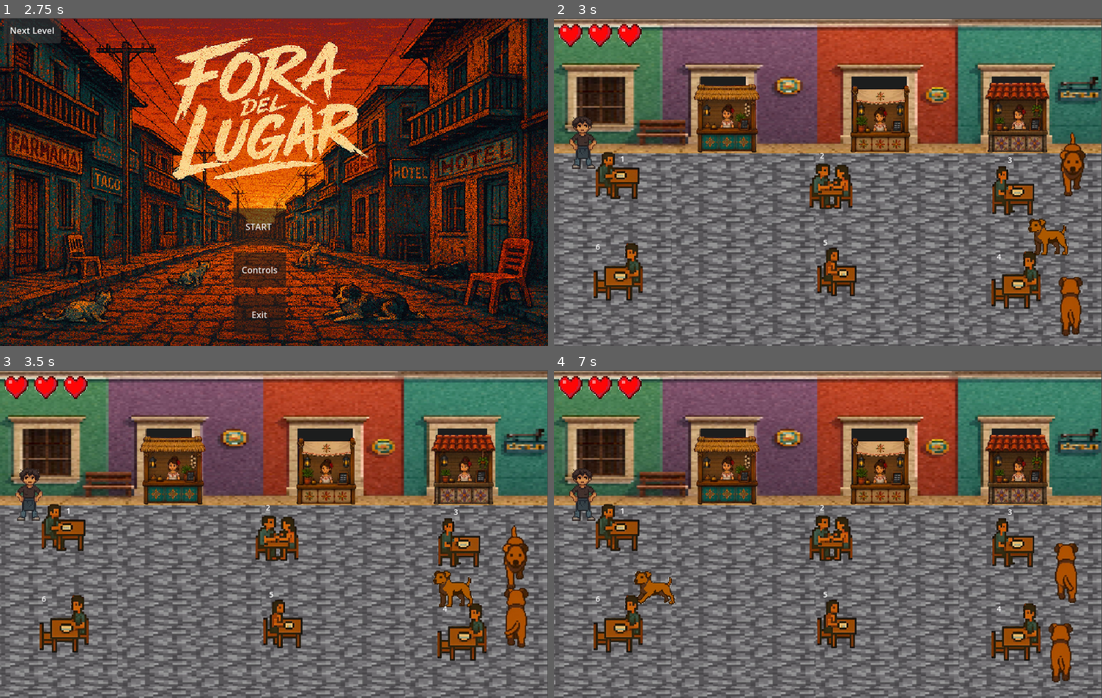
Above: before the commit, frames 1-4 (two rows, left to right).
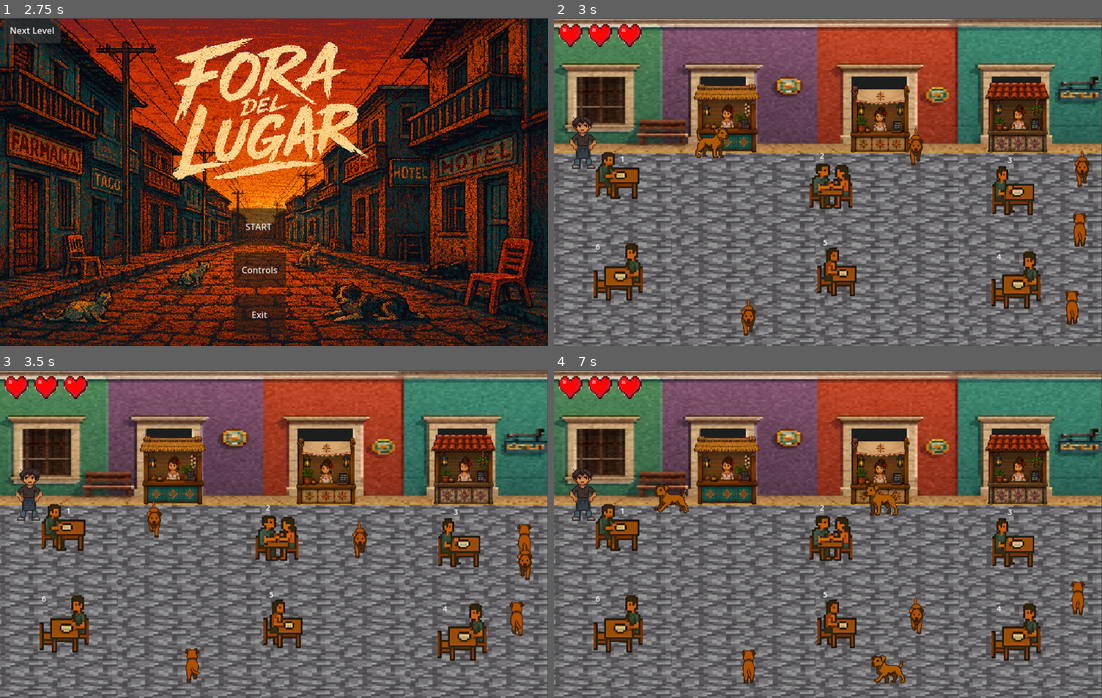
Above: after the commit, the same moments.

Repository: Aldair-Canul/Facultad-de-Ingenieria---Fora-de-Lugar
Game: Godot game, scene res://Scenes/Menu/intro_video.tscn
The game is run twice, just before and just after one commit, with the same random seed, the same clock (stepped at 60 frames per second) and the same inputs. Video files are missing from this copy of the repository; at most half a second of black plays in their place.
Inputs (mouse positions are in pixels of both pictures, inside the frame that each line leads up to):
- Up to frame 1 (2.75 s): tap Enter at 0.5 s; move the mouse to (394, 165) at 0.52 s; hold Right 0.53-1.25 s; click (394, 165) at 0.67 s; click "Controls" at 1.25 s; click "Back" at 2 s
- Up to frame 2 (3 s): click "START" at 2.75 s
- Up to frame 3 (3.5 s): no input
- Up to frame 4 (7 s): drag from (718, 550) to (1014, 550) at 3.52 s; move the mouse to (882, 461) at 4.27 s; hold Right 4.28-5 s; drag from (800, 599) to (1014, 550) at 5.02 s; move the mouse to (992, 583) at 5.77 s; hold Left 5.78-6.5 s; drag from (663, 484) to (1014, 642) at 6.52 s

Frame 1 is identical in both runs. In frame 2, 2.6% of the frame differs, in the area x 25-98%, y 33-98%; in frame 3, 2.4%; in frame 4, 3.2%, in the area x 14-97%, y 35-96%.

Commit message:
Reparacion de bugs perritos

Diff:
--- a/Proyecto-Infomatrix/Godot-Engine/Scenes/Mini_Juego_Mesero/nodo_calle.tscn
+++ b/Proyecto-Infomatrix/Godot-Engine/Scenes/Mini_Juego_Mesero/nodo_calle.tscn
@@ -287,13 +287,22 @@
 stream = ExtResource("11_uehlc")
 
 [node name="Perrito1" parent="." unique_id=251459562 instance=ExtResource("10_1k82d")]
-position = Vector2(951, 284)
+position = Vector2(297, 260)
 
 [node name="Perrito2" parent="." unique_id=1944912720 instance=ExtResource("10_1k82d")]
-position = Vector2(935, 422)
+position = Vector2(966, 435)
 
 [node name="Perrito3" parent="." unique_id=745206537 instance=ExtResource("10_1k82d")]
-position = Vector2(944, 591)
+position = Vector2(952, 577)
+
+[node name="Perrito4" parent="." unique_id=301133068 instance=ExtResource("10_1k82d")]
+position = Vector2(359, 542)
+
+[node name="Perrito5" parent="." unique_id=1435780404 instance=ExtResource("10_1k82d")]
+position = Vector2(662, 267)
+
+[node name="Perrito6" parent="." unique_id=1977833672 instance=ExtResource("10_1k82d")]
+position = Vector2(968, 270)
 
 [node name="Mesero" parent="." unique_id=614565725 instance=ExtResource("2_ye407")]
 position = Vector2(37, 258)
--- a/Proyecto-Infomatrix/Godot-Engine/Scenes/Mini_Juego_Mesero/perrito.gd
+++ b/Proyecto-Infomatrix/Godot-Engine/Scenes/Mini_Juego_Mesero/perrito.gd
@@ -2,32 +2,30 @@
 
 @export var velocidad = 150.0
 
-# --- LÍMITES AJUSTADOS AL SUELO DE PIEDRA ---
+# --- LÍMITES AJUSTADOS AL EMPEDRADO ---
 @export var limite_izquierdo = 20.0
 @export var limite_derecho = 980.0
-@export var limite_superior = 280.0  # ¡Aquí está la magia! No subirán a los puestos
-@export var limite_inferior = 560.0  # Abajo cerca del borde de la pantalla
+@export var limite_superior = 250.0  # Justo abajo de las casetas
+@export var limite_inferior = 600.0  # Abajo cerca del borde
 
 var direccion = Vector2.ZERO
 
-# Cronómetros
 var tiempo_para_acelerar = 0.0
 var tiempo_para_cambiar_rumbo = 0.0
-var tiempo_siguiente_cambio = 2.0 # Segundos para elegir otra dirección
+var tiempo_siguiente_cambio = 2.0
 
 func _ready():
 	$CollisionShape2D.shape = $CollisionShape2D.shape.duplicate()
-	# Al nacer, elige una dirección al azar inmediatamente
 	elegir_direccion_aleatoria()
 
 func _process(delta):
 	# 1. Variar velocidad de vez en cuando
 	tiempo_para_acelerar += delta
 	if tiempo_para_acelerar > 1.5:
-		velocidad = randf_range(120, 350)
+		velocidad = randf_range(120, 300)
 		tiempo_para_acelerar = 0.0
 
-	# 2. Elegir un camino nuevo al azar cada X segundos
+	# 2. Forzar cambio de dirección periódico para alternar entre horizontal y vertical
 	tiempo_para_cambiar_rumbo += delta
 	if tiempo_para_cambiar_rumbo >= tiempo_siguiente_cambio:
 		elegir_direccion_aleatoria()
@@ -35,30 +33,26 @@
 	# 3. Mover al perrito
 	position += direccion * velocidad * delta
 
-	# 4. Validar que no se salgan del suelo de piedra
+	# 4. Validar bordes de la calle
 	comprobar_limites()
 
 func elegir_direccion_aleatoria():
 	tiempo_para_cambiar_rumbo = 0.0
-	tiempo_siguiente_cambio = randf_range(1.5, 4.0) # Tiempo aleatorio antes de cambiar de idea
+	tiempo_siguiente_cambio = randf_range(1.5, 3.5)
 
-	# Lista de las 4 direcciones posibles
-	var opciones = [
-		Vector2(0, 1),   # Abajo
-		Vector2(0, -1),  # Arriba
-		Vector2(1, 0),   # Derecha
-		Vector2(-1, 0)   # Izquierda
-	]
+	var opciones = []
 
-	# Elegir una al azar
-	var nueva_dir = opciones[randi() % opciones.size()]
+	# Si actualmente se mueve en vertical, forzamos que elija mover horizontal (para que varíe)
+	if direccion.x == 0 and direccion.y != 0:
+		opciones = [Vector2(1, 0), Vector2(-1, 0)] # Izquierda o Derecha
+	# Si está en horizontal, permitimos que elija ir en vertical
+	else:
+		opciones = [Vector2(0, 1), Vector2(0, -1)] # Abajo o Arriba
 
-	# Evitar que se quede en la misma dirección si queremos que varíe
-	direccion = nueva_dir
-	aplicar_animacion_y_colision()
+	direccion = opciones[randi() % opciones.size()]
+	aplicar_animacion_escala_y_colision()
 
 func comprobar_limites():
-	# Si toca un límite, reacciona dando la vuelta y eligiendo otra ruta
 	if position.y <= limite_superior:
 		position.y = limite_superior
 		elegir_direccion_aleatoria()
@@ -72,20 +66,63 @@
 		position.x = limite_derecho
 		elegir_direccion_aleatoria()
 
-func aplicar_animacion_y_colision():
-	if direccion == Vector2(0, 1):
+func aplicar_animacion_escala_y_colision():
+	if direccion == Vector2(0, 1): # ABAJO
 		$AnimatedSprite2D.play("abajo")
-		$CollisionShape2D.shape.size = Vector2(25, 45)
-	elif direccion == Vector2(0, -1):
+		# Si se ve pequeño, aumentamos la medida objetivo (ej. 110px)
+		ajustar_tamano_proporcional(110.0, true)
+		$CollisionShape2D.shape.size = Vector2(30, 55)
+
+	elif direccion == Vector2(0, -1): # ARRIBA
 		$AnimatedSprite2D.play("arriba")
-		$CollisionShape2D.shape.size = Vector2(25, 45)
-	elif direccion == Vector2(1, 0):
+		# Usamos la misma medida que "abajo" para que sean simétricos
+		ajustar_tamano_proporcional(110.0, true)
+		$CollisionShape2D.shape.size = Vector2(30, 55)
+
+	elif direccion == Vector2(1, 0): # DERECHA
 		$AnimatedSprite2D.play("derecha")
-		$CollisionShape2D.shape.size = Vector2(45, 25)
-	elif direccion == Vector2(-1, 0):
+		ajustar_tamano_proporcional(64.0, false) # Mantenemos 64px para los lados
+		$CollisionShape2D.shape.size = Vector2(52, 28)
+
+	elif direccion == Vector2(-1, 0): # IZQUIERDA
 		$AnimatedSprite2D.play("izquierda")
-		$CollisionShape2D.shape.size = Vector2(45, 25)
+		ajustar_tamano_proporcional(64.0, false)
+		$CollisionShape2D.shape.size = Vector2(52, 28)
 
+func ajustar_tamano_proporcional(medida_objetivo: float, es_vertical: bool):
+	var sprite = $AnimatedSprite2D
+	var textura = sprite.sprite_frames.get_frame_texture(sprite.animation, sprite.frame)
+
+	if textura:
+		var tamano_original = textura.get_size()
+		var factor_escala = 1.0
+
+		# Calculamos el factor de escala basándonos en un solo eje para no aplastar la imagen
+		if es_vertical:
+			factor_escala = medida_objetivo / tamano_original.y
+		else:
+			factor_escala = medida_objetivo / tamano_original.x
+
+		# Aplicamos el mismo factor a ambos ejes (mantiene la forma original sin deformar)
+		sprite.scale = Vector2(factor_escala, factor_escala)
+func ajustar_tamano_sprite_exacto(tamano_deseado: Vector2):
+	var sprite = $AnimatedSprite2D
+	# Obtenemos la textura del fotograma actual de la animación
+	var textura = sprite.sprite_frames.get_frame_texture(sprite.animation, sprite.frame)
+
+	if textura:
+		var tamano_original = textura.get_size()
+		# Calculamos la escala exacta dividiendo el tamaño deseado entre el original
+		sprite.scale = tamano_deseado / tamano_original
 func _on_body_entered(body: Node2D) -> void:
+	# Si choca con el mesero, hace daño
 	if body.has_method("recibir_dano"):
 		body.recibir_dano()
+	# Si choca contra una mesa u obstáculo, reacciona dando la vuelta
+	else:
+		elegir_direccion_aleatoria()
+
+# Si tus mesas usan Area2D en lugar de cuerpos físicos, conecta también la señal area_entered:
+func _on_area_entered(area: Area2D) -> void:
+	if area != self and not area.has_method("recibir_dano"):
+		elegir_direccion_aleatoria()
